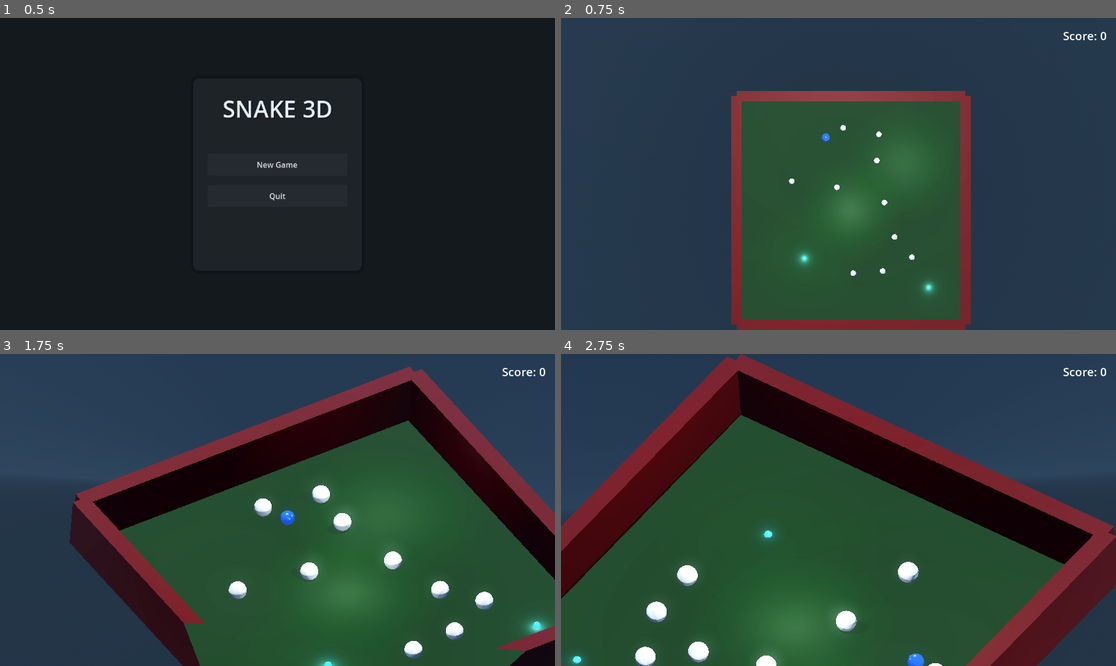
Above: before the commit, frames 1-4 (two rows, left to right).
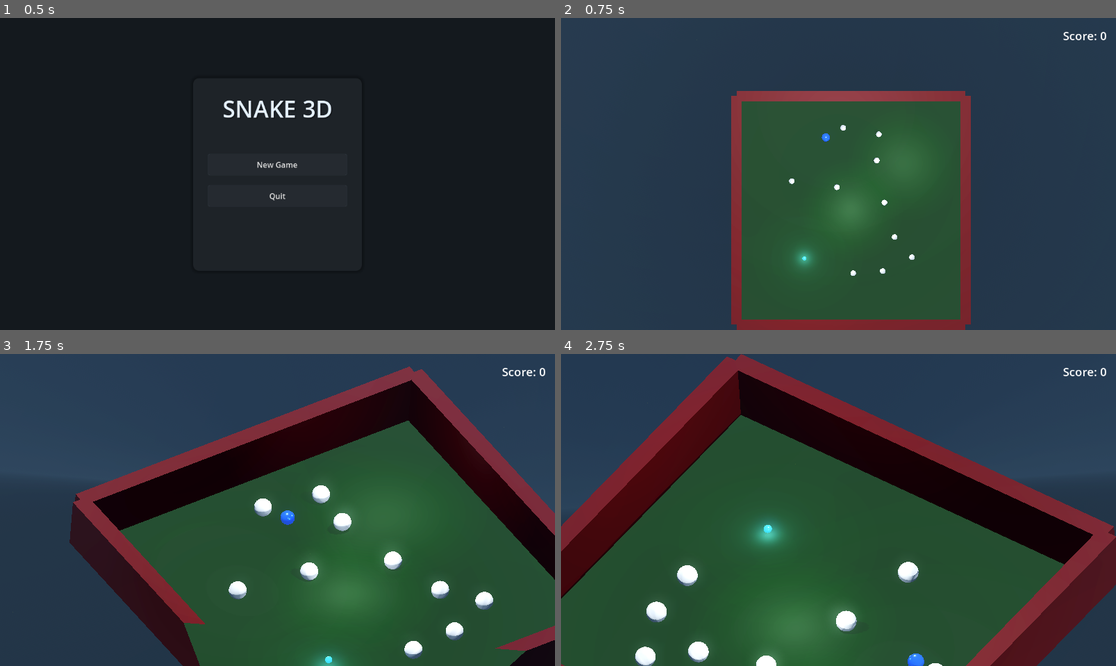
Above: after the commit, the same moments.

Repository: bluehexagons/snakeproject
Game: Godot game, scene res://scenes/main_menu.tscn
Same seed, same stepped clock (60 frames per second), same inputs: the game is played once before the commit and once after it.
Inputs:
- Up to frame 1 (0.5 s): no input
- Up to frame 2 (0.75 s): click "New Game" at 0.5 s
- Up to frame 3 (1.75 s): hold D (move_right) from 1.28 s (still down); hold F (toggle_camera_angle) from 1.28 s (still down)
- Up to frame 4 (2.75 s): release D (move_right) at 2.03 s; release F (toggle_camera_angle) at 2.03 s; hold S (move_down) from 2.03 s (still down); tap F (toggle_camera_angle) at 2.1 s

Frame 1 is identical in both runs. In frame 2, 0.1% of the frame differs, in the area x 43-68%, y 76-89%; in frame 3, 0.2%; in frame 4, 0.6%, in the area x 1-41%, y 52-100%.

Commit message:
(w/AI) Overhaul food stuff a bit and fix new game/loading food bugs

Diff:
--- a/scripts/food.gd
+++ b/scripts/food.gd
@@ -1,15 +1,22 @@
 extends Area3D
+class_name Food
 
-const LEVITATION = 0.1
+const LEVITATION = 0.5
 const HOVER_HEIGHT = 0.1
 const HOVER_SPEED = 2.0
 const ROTATION_SPEED = 2.0
 const MIN_SCALE = 0.8  # Prevent complete shrinking
 const MAX_SCALE = 1.2  # Allow slight growth
 const SCALE_SPEED = 1.3  # How fast the scaling happens
+const CONSUME_DURATION = 0.3
+const CONSUME_SCALE_END = 0.1
 
 var start_y: float
 var time: float = 0.0
+var is_consumed: bool = false
+var consuming_target: Node3D = null
+var consume_timer: float = 0.0
+var initial_distance: float = 0.0
 
 @onready var mesh = $MeshInstance3D
 
@@ -17,22 +24,47 @@
 	start_y = position.y
 
 func _process(delta):
+	if is_consumed:
+		consume_timer += delta
+		var progress = consume_timer / CONSUME_DURATION
+		if progress >= 1.0:
+			queue_free()
+			return
+
+		# Move towards consumer
+		if consuming_target:
+			var t = ease(progress, 0.7)  # Smooth easing
+			global_position = global_position.lerp(consuming_target.global_position, t)
+			# Scale down during consumption
+			mesh.scale = Vector3.ONE * lerp(1.0, CONSUME_SCALE_END, t)
+			# Spin faster as it's consumed
+			mesh.rotate_y(ROTATION_SPEED * (1.0 + progress * 2.0) * delta)
+		return
+
+	# Normal hover behavior
 	time += delta
-
-	# Smooth hovering motion
 	position.y = start_y + LEVITATION + sin(time * HOVER_SPEED) * HOVER_HEIGHT
-
-	# Gentle rotation
 	rotate_y(ROTATION_SPEED * delta)
-
-	# Pulsing scale that never goes to zero
 	var scale_factor = lerp(MIN_SCALE, MAX_SCALE, (sin(time * SCALE_SPEED) + 1.0) * 0.5)
 	mesh.scale = Vector3.ONE * scale_factor
 
 func eat() -> float:
-	queue_free()
+	if is_consumed:
+		return 0.0
+	is_consumed = true
+	consume_timer = 0.0
+	# Get the player reference
+	var player = get_tree().get_first_node_in_group("player")
+	if player:
+		consuming_target = player
+		initial_distance = global_position.distance_to(player.global_position)
 	return 10.0
 
 func dead_eat() -> float:
+	if is_consumed:
+		return 0.0
 	queue_free()
 	return 20.0
+
+func is_available() -> bool:
+	return !is_consumed
--- a/scripts/game_manager.gd
+++ b/scripts/game_manager.gd
@@ -49,12 +49,7 @@
 var was_toggle_pressed: bool = false
 
 func _ready():
-	if GameState.has_saved_game():
-		load_game_state()
-	else:
-		spawn_player()
-		spawn_food()
-		spawn_initial_rocks()
+	load_game_state()
 
 	get_tree().root.size_changed.connect(_on_window_resize)
 	_on_window_resize()
@@ -102,60 +97,55 @@
 	var random_z = randf_range(-SPAWN_AREA_SIZE.y, SPAWN_AREA_SIZE.y)
 	player.position = Vector3(random_x, 0, random_z)
 
-func spawn_food():
-	var current_food_count = get_tree().get_nodes_in_group("food").size() - 1
-
-	# Don't spawn if we're at or above minimum food count
-	if current_food_count >= MIN_FOOD_COUNT:
-		return
-
-	# Only spawn enough to reach minimum
-	var to_spawn = MIN_FOOD_COUNT - current_food_count
-	var max_attempts = 10
-
-	for i in range(to_spawn):
-		# Don't exceed maximum food count
-		if get_tree().get_nodes_in_group("food").size() >= MAX_FOOD_COUNT:
-			break
-
-		var attempts = 0
-		var food = FOOD_SCENE.instantiate()
-		gameplay_container.add_child(food)
-
-		while attempts < max_attempts:
-			var random_x = randf_range(-SPAWN_AREA_SIZE.x, SPAWN_AREA_SIZE.x)
-			var random_z = randf_range(-SPAWN_AREA_SIZE.y, SPAWN_AREA_SIZE.y)
-			var pos = Vector3(random_x, 0, random_z)
+func spawn_food(force_spawn: bool = false) -> bool:
+	var available_food = get_tree().get_nodes_in_group("food").filter(func(f): return f.is_available())
+	var current_count = available_food.size()
+
+	# Don't spawn if we're at or above max food count
+	if current_count >= MAX_FOOD_COUNT:
+		return false
+
+	# Only spawn if forcing or below minimum
+	if !force_spawn and current_count >= MIN_FOOD_COUNT:
+		return false
+
+	var food = FOOD_SCENE.instantiate()
+	get_parent().add_child(food)
+
+	# Try multiple positions
+	for _attempt in range(10):
+		var random_x = randf_range(-SPAWN_AREA_SIZE.x, SPAWN_AREA_SIZE.x)
+		var random_z = randf_range(-SPAWN_AREA_SIZE.y, SPAWN_AREA_SIZE.y)
+		var pos = Vector3(random_x, 0, random_z)
+
+		# Check if position is valid
+		var valid_position = true
+
+		# Check distance from dangerous objects
+		for node in get_tree().get_nodes_in_group("dangerous"):
+			if node.global_position.distance_to(pos) < 2.0:
+				valid_position = false
+				break
+
+		# Check distance from rocks
+		for rock in get_tree().get_nodes_in_group("rock"):
+			if rock.global_position.distance_to(pos) < 1.5:
+				valid_position = false
+				break
+
+		# Check distance from other food
+		for other_food in available_food:
+			if other_food != food and other_food.global_position.distance_to(pos) < MIN_FOOD_DISTANCE:
+				valid_position = false
+				break
+
+		if valid_position:
 			food.position = pos
-
-			# Check distance from dangerous segments, rocks, and other food
-			var too_close = false
-
-			# Check distance from dangerous objects
-			for node in get_tree().get_nodes_in_group("dangerous"):
-				if node.global_position.distance_to(pos) < 2.0:
-					too_close = true
-					break
-
-			# Check distance from rocks
-			for rock in get_tree().get_nodes_in_group("rock"):
-				if rock.global_position.distance_to(pos) < 1.5:
-					too_close = true
-					break
-
-			# Check distance from other food
-			for other_food in get_tree().get_nodes_in_group("food"):
-				if other_food != food and other_food.global_position.distance_to(pos) < MIN_FOOD_DISTANCE:
-					too_close = true
-					break
-
-			if !too_close:
-				break
-
-			attempts += 1
-
-		if attempts >= max_attempts:
-			food.queue_free()  # Remove food if we couldn't find a good spot
+			return true
+
+	# If we couldn't find a valid position after all attempts
+	food.queue_free()
+	return false
 
 func spawn_initial_rocks():
 	for i in range(INITIAL_ROCKS):
@@ -226,10 +216,12 @@
 	if player.food_eaten % ROCKS_SPAWN_INTERVAL == 0:
 		spawn_rock()
 
-	# Check if removing this food would put us below minimum
-	var current_food_count = get_tree().get_nodes_in_group("food").size()
-	if current_food_count <= MIN_FOOD_COUNT:
-		# Try to spawn more food to maintain minimum
+	# Check available food count (excluding those being consumed)
+	var available_food = get_tree().get_nodes_in_group("food").filter(func(f): return f.is_available())
+	var current_food_count = available_food.size()
+
+	# Only spawn new food if we're below minimum
+	if current_food_count < MIN_FOOD_COUNT:
 		spawn_food()
 
 func _on_window_resize():
@@ -301,18 +293,20 @@
 	GameState.save_game_state(save_data)
 
 func load_game_state():
+	# Clear any existing food first
+	for food in get_tree().get_nodes_in_group("food"):
+		food.queue_free()
+
 	var save_data = GameState.load_game_state()
 	if save_data.is_empty():
 		spawn_player()
-		spawn_food()
+		spawn_initial_food()  # Use new function instead of single food spawn
 		spawn_initial_rocks()
 		return false
 
 	# Spawn and setup player
 	var player = PLAYER_SCENE.instantiate()
 	gameplay_container.add_child(player)
-
-	# First set the player's position and state
 	player.restore_from_save(save_data)
 
 	# Then restore segments with their growth states in reverse order
@@ -331,8 +325,8 @@
 			var segment = player.add_segment(0.0, pos)  # Initial growth of 0
 			segment.init_from_save_data(segment_data)
 
-	# Spawn and setup food
-	if save_data.has("food_positions"):
+	# Only spawn food if none were saved
+	if save_data.has("food_positions") and !save_data.food_positions.is_empty():
 		for food_pos in save_data.food_positions:
 			var food = FOOD_SCENE.instantiate()
 			gameplay_container.add_child(food)
@@ -342,15 +336,8 @@
 				float(food_pos.z)
 			)
 	else:
-		# Backward compatibility for old save files with single food
-		if save_data.has("food_position"):
-			var food = FOOD_SCENE.instantiate()
-			gameplay_container.add_child(food)
-			food.position = Vector3(
-				float(save_data["food_position"]["x"]),
-				float(save_data["food_position"]["y"]),
-				float(save_data["food_position"]["z"])
-			)
+		# Spawn minimum required food if no saved food exists
+		spawn_initial_food()
 
 	# Load rocks
 	if save_data.has("rocks"):
@@ -384,6 +371,15 @@
 	update_score(0)
 	return true
 
+func spawn_initial_food():
+	# Clear any existing food first
+	for food in get_tree().get_nodes_in_group("food"):
+		food.queue_free()
+
+	# Spawn minimum required food
+	for i in range(MIN_FOOD_COUNT):
+		spawn_food(true)
+
 func _notification(what):
 	if what == NOTIFICATION_WM_CLOSE_REQUEST:
 		save_game_state()
--- a/scripts/player.gd
+++ b/scripts/player.gd
@@ -19,7 +19,7 @@
 const MAX_BONUS_SPEED_MULTIPLIER = 3.0 # Max score multiplier for speed
 const BONUS_SPEED_PER_FEED = 0.2  # Speed increase per food eaten
 const MAX_SPEED_BOOST = 15.0  # Cap on how fast the minimum speed can get
-const SEGMENT_SPAWN_OFFSET = 0.5  # Reduced from 1.2 to spawn closer
+const SEGMENT_SPAWN_OFFSET = 0.2  # Reduced from 1.2 to spawn closer
 const SEGMENT_SPAWN_VELOCITY = 0.95  # Increased from 0.8 for better matching
 const STUCK_TIMEOUT = 3.0  # Time in seconds before game over when stuck
 
@@ -70,6 +70,7 @@
 
 var physics_basis: Basis
 var visual_basis: Basis
+var collected_food: bool = false  # Add this variable
 
 func _ready():
 	super()
@@ -116,6 +117,8 @@
 	target_scale = 1.0
 
 func _physics_process(delta):
+	collected_food = false  # Reset at start of frame
+
 	# Handle color updates before any potential impacts
 	var target_base_color = BASE_COLOR
 	var target_emission = BASE_EMISSION
@@ -267,16 +270,18 @@
 		return a.global_position.distance_to(global_position) < b.global_position.distance_to(global_position)
 	)
 
-	# Check closest food first
+	# Check closest food first and only collect one per frame
 	for food_node in food_nodes:
-		if food_node.global_position.distance_to(global_position) < 0.75:
+		if food_node.is_available() and food_node.global_position.distance_to(global_position) < 0.75 and not collected_food:
 			if is_dead:
 				score_change += food_node.dead_eat()
+				collected_food = true
 			else:
 				if not is_digesting:  # Only collect if not currently digesting
 					score_change += food_node.eat()
 					start_digestion()
 					food_eaten += 1
+					collected_food = true
 
 					# Update minimum speed requirement
 					current_speed_boost = min(
@@ -311,6 +316,7 @@
 	physics_basis = mesh_instance.basis.orthonormalized()
 
 func _process(_delta):
+	collected_food = false  # Reset in process too for safety
 	# Interpolate visual position between physics updates
 	var fraction = Engine.get_physics_interpolation_fraction()
 	visual_pos = physics_pos.lerp(global_position, fraction)
@@ -470,19 +476,20 @@
 		segment.target = null
 
 func start_digestion():
+	if is_digesting:  # Prevent starting digestion if already in progress
+		return
 	is_digesting = true
 	digestion_timer = 0.0
 	mesh_instance.material_override = digestion_flash_material
 
 func finish_digestion():
+	if not is_digesting:
+		return
+
 	is_digesting = false
 	digestion_timer = 0.0
 	mesh_instance.material_override = null
 	apply_physics_scale(1.0)
 
-	# Push back first segment if it exists
-	if not is_dead and not segments.is_empty():
-		segments[0].velocity -= facing_direction * SEGMENT_SPAWN_PUSH
-
 	# Spawn new segment
 	add_segment()
